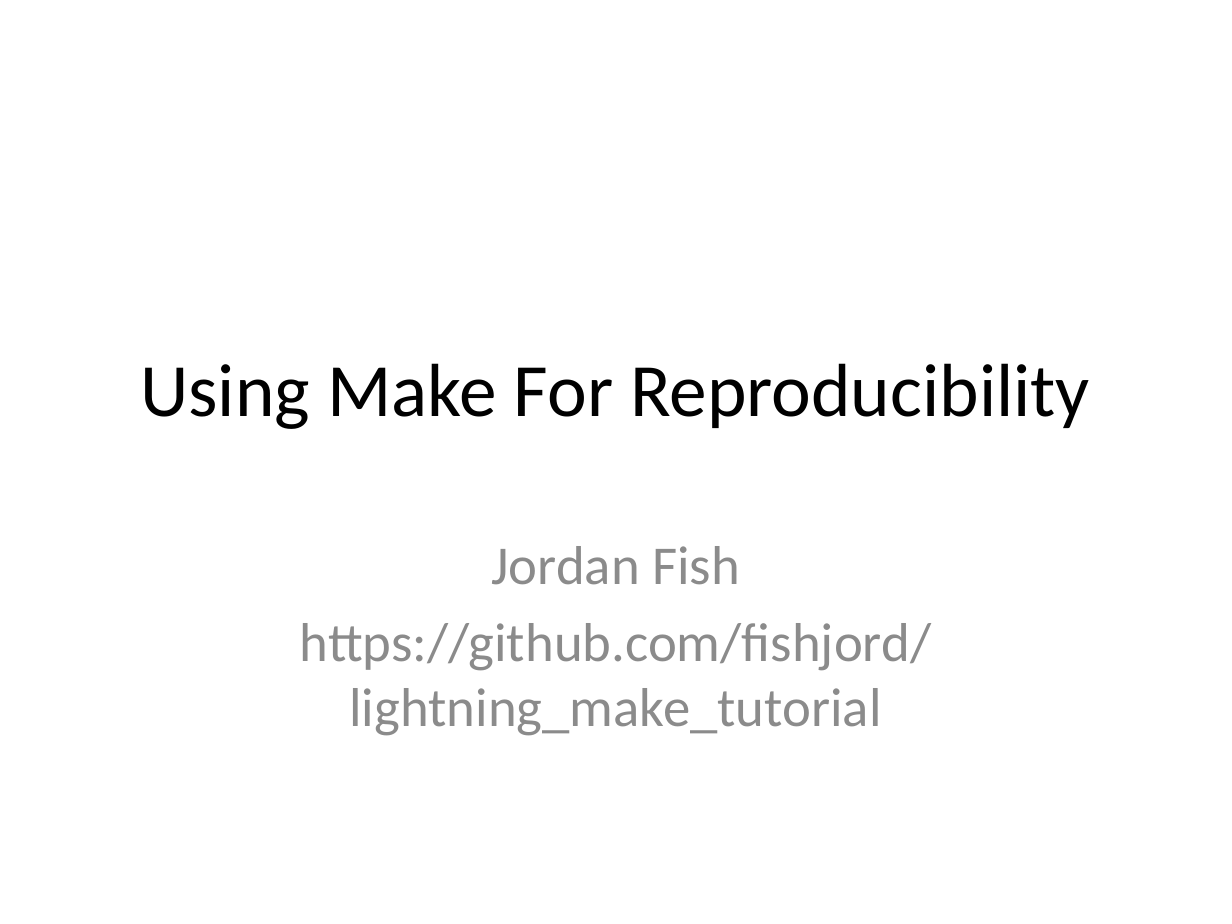
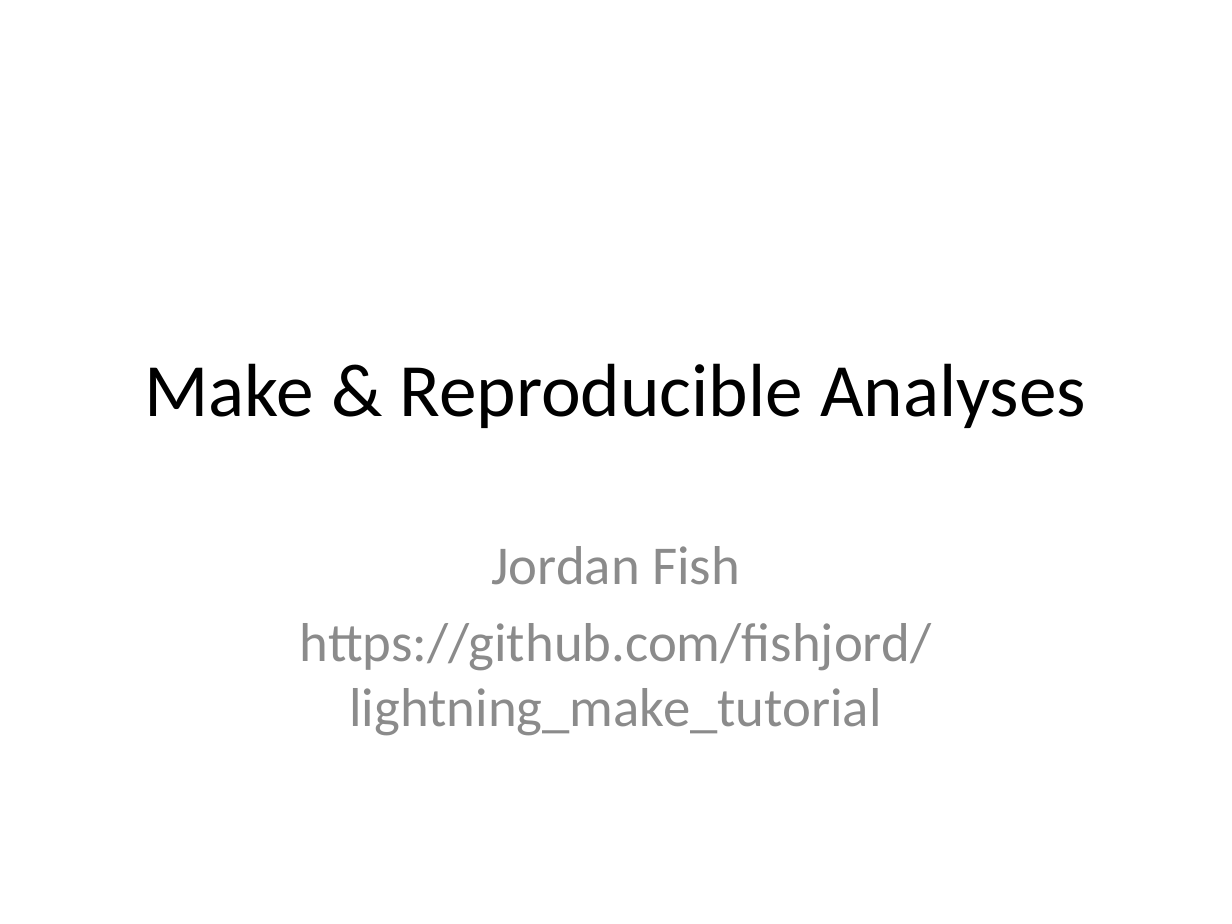
Before and after one commit to fishjord/make_swc_quickstart, a slide deck: slide 1 of make_swc_quickstart.pptx. Drawn at 1232x924 pixels with LibreOffice and Linux fonts; fonts in the diff are those of the drawing. Boxes give left, top, right and bottom in pixels: in the first picture for what was removed or moved away, otherwise in the second. Text is boxed around its words. In the diff, an @@ line names an element or a change of style, - is before the commit and + after.

```diff
--- a/make_swc_quickstart.pptx
+++ b/make_swc_quickstart.pptx
@@ title at [144,363,1086,428]: text changed @@
-Using Make For Reproducibility
+Make & Reproducible Analyses
```
Also in this commit, not shown: 2 other slides changed.
